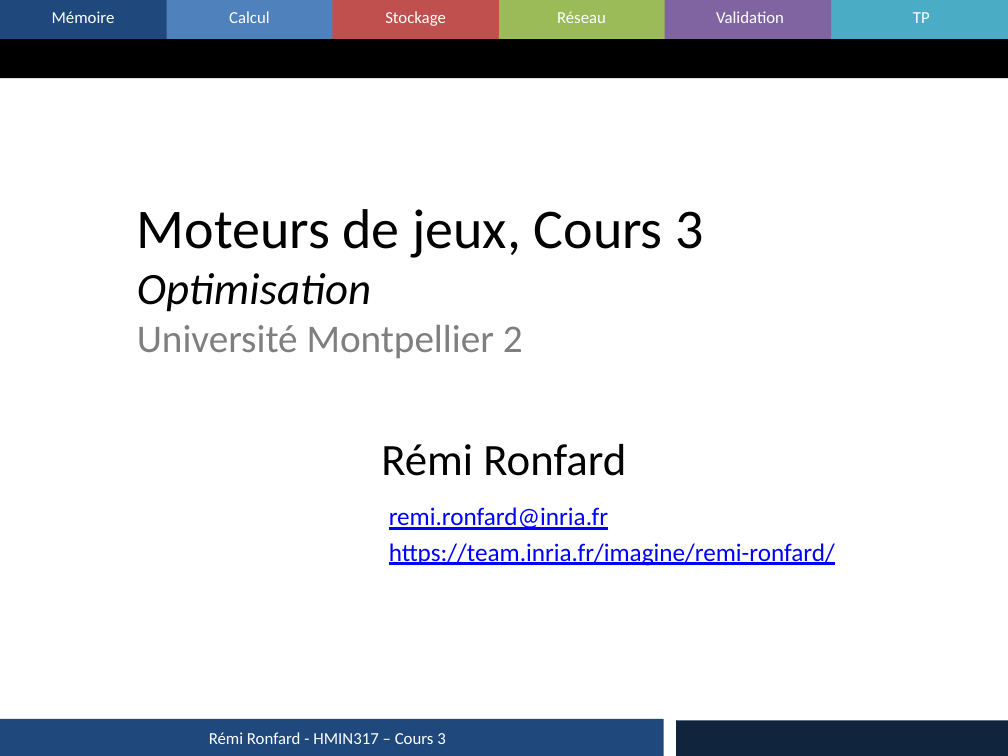
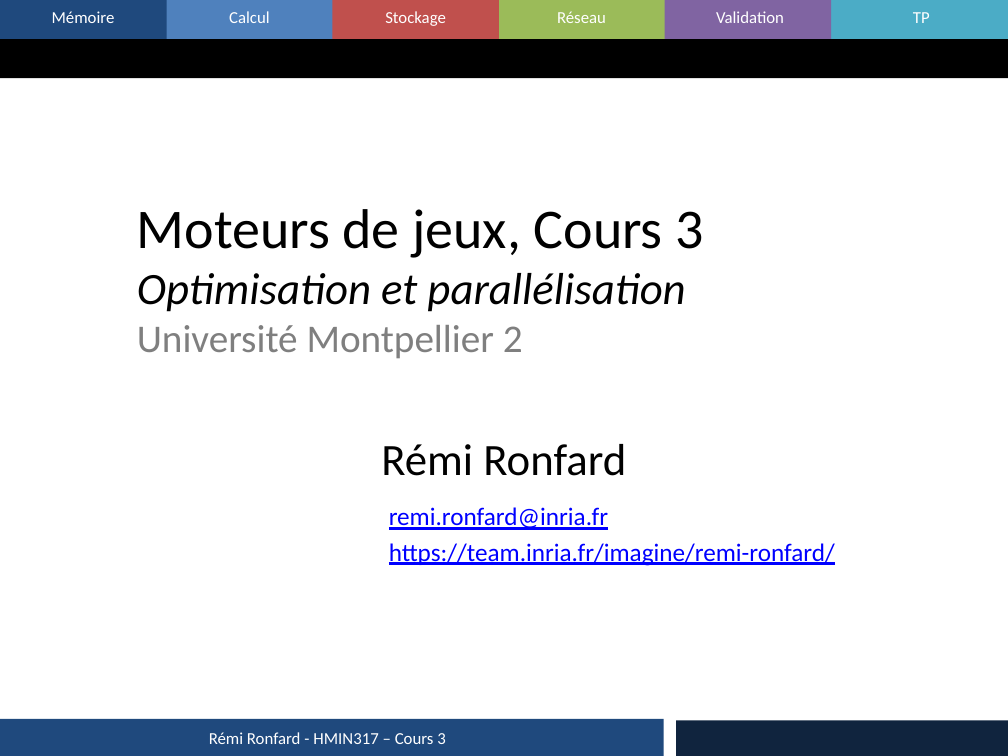
Before and after one commit to master-imagina/hmin317, a slide deck: slide 1 of 2017_03_Optimisation.pptx. Drawn at 1008x756 pixels with LibreOffice and Linux fonts; fonts in the diff are those of the drawing. Boxes give left, top, right and bottom in pixels: in the first picture for what was removed or moved away, otherwise in the second. Text is boxed around its words. In the diff, an @@ line names an element or a change of style, - is before the commit and + after.

```diff
--- a/2017_03_Optimisation.pptx
+++ b/2017_03_Optimisation.pptx
@@ title at [137, 209, 703, 359]: text changed; size 28 to 32 pt @@
-Moteurs de jeux, Cours 3
-Optimisation
-Université Montpellier 2
+Moteurs de jeux, Cours 3
+Optimisation et parallélisation
+Université Montpellier 2
```
Also in this commit, not shown: 46 other slides changed, 1 other file.
